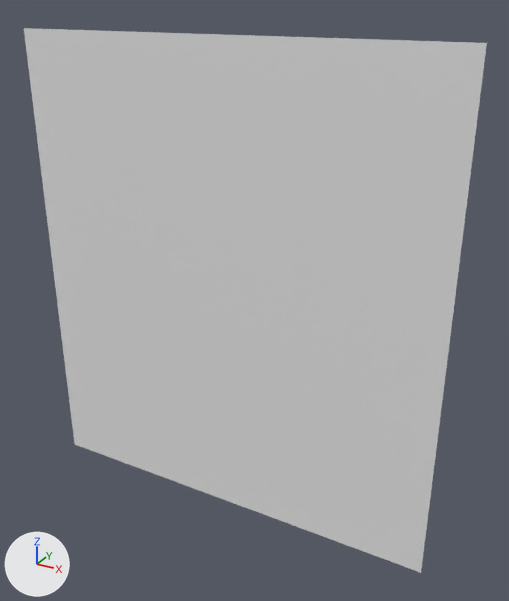
One commit to the OBJ model Carl's Escape/Assets/Tiled2Unity/Meshes/pb_inicio.obj: the scene before it, then after it.
Camera for both pictures: a 50 mm lens placed at (80.0, -389.0, 24.0), pointed at (-140.0, 11.0, -176.0). Arrows for +X, +Y and +Z are at lower left; the lights stay in place. Where no turn or scale is listed for an object, it has been applied to the vertices.

The first picture shows 'pb_inicio'.
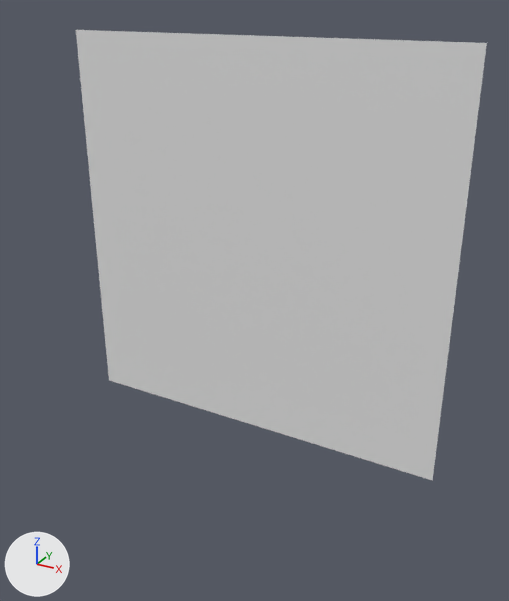
Boxes (x1, y1, x2, y2) around the edits, measured in the pictures (509 x 601 px):
'pb_inicio', reshaped (11% narrower, 17% shorter): before (24, 28, 487, 573); after (76, 30, 487, 481)
part 1 of me_pb_inicio, deleted: before (24, 28, 432, 573)

The change, as a list of edits to the scene's bpy script:
```text
Change me_pb_inicio:
    used by ob_pb_inicio; location = (0.0, 0.0, 0.0)
    remove me_pb_inicio.from_pydata(...)  # 483 vertices, 440 faces; spans x -320.0..0.0, y 0.0, z -352.0..0.0
    add me_pb_inicio.from_pydata(...)  # 324 vertices, 289 faces; spans x -272.0..0.0, y 0.0, z -272.0..0.0
    me_pb_inicio part 1
    159 vertices are removed from x -320.0..0.0, y 0.0, z -352.0..0.0
    151 faces are deleted
```
